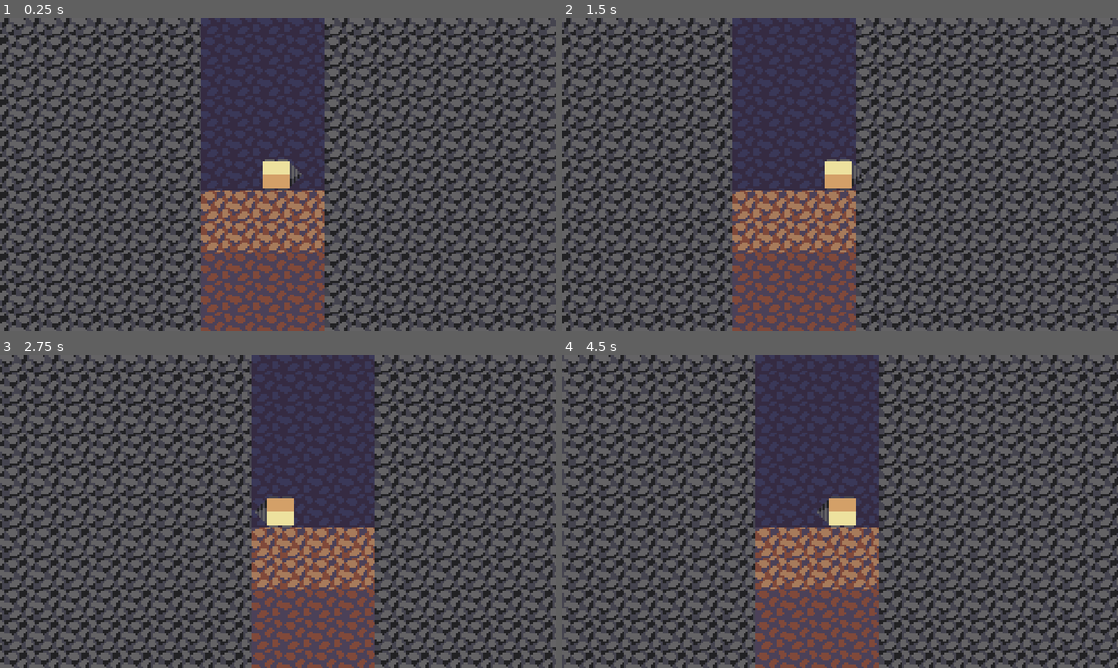
Above: before the commit, frames 1-4 (two rows, left to right).
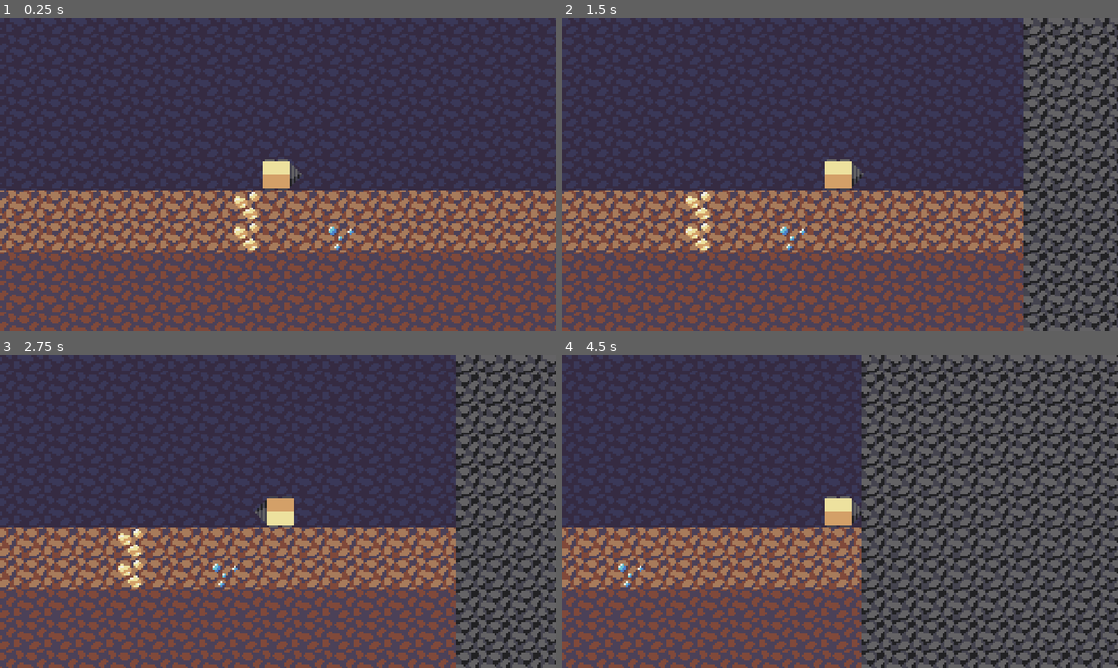
Above: after the commit, the same moments.

Repository: ColemanDuPlessie/Ludum-Dare-57
Game: Godot game, scene res://scenes/game.tscn
Same seed, same stepped clock (60 frames per second), same inputs: the game is played once before the commit and once after it.
Inputs (mouse positions are in pixels of both pictures, inside the frame that each line leads up to):
- Up to frame 1 (0.25 s): no input
- Up to frame 2 (1.5 s): tap Enter at 0.5 s; move the mouse to (962, 158) at 0.52 s; hold D (right) from 0.53 s (still down); click (962, 158) at 0.6 s; tap W (up) at 0.77 s; move the mouse to (728, 190) at 1.27 s; click (728, 190) at 1.35 s
- Up to frame 3 (2.75 s): tap W (up) at 1.52 s; move the mouse to (333, 442) at 2.02 s; release D (right) at 2.03 s; hold A (left) from 2.03 s (still down); click (333, 442) at 2.1 s
- Up to frame 4 (4.5 s): move the mouse to (812, 574) at 2.77 s; release A (left) at 2.78 s; hold D (right) 2.78-4.28 s; click (812, 574) at 2.85 s; tap W (up) at 3.02, 3.77 s; move the mouse to (1006, 558) at 3.52 s; click (1006, 558) at 3.6 s; move the mouse to (673, 464) at 4.27 s; hold A (left) from 4.28 s (still down); click (673, 464) at 4.35 s

The runs differ from the first frame. In frame 1, 72% of the frame differs, in the area x 0-100%, y 0-100%; in frame 2, 69%; in frame 3, 69%; in frame 4, 67%.

Commit message:
Larger map size

Diff:
--- a/scripts/static.gd
+++ b/scripts/static.gd
@@ -1,6 +1,6 @@
 extends Node
 
-const GAME_WIDTH = 4
+const GAME_WIDTH = 10 * 2
 
 const DIRT_TILE = Vector2i(16, 1)
 const GOLD_TILE = Vector2i(17, 1)
